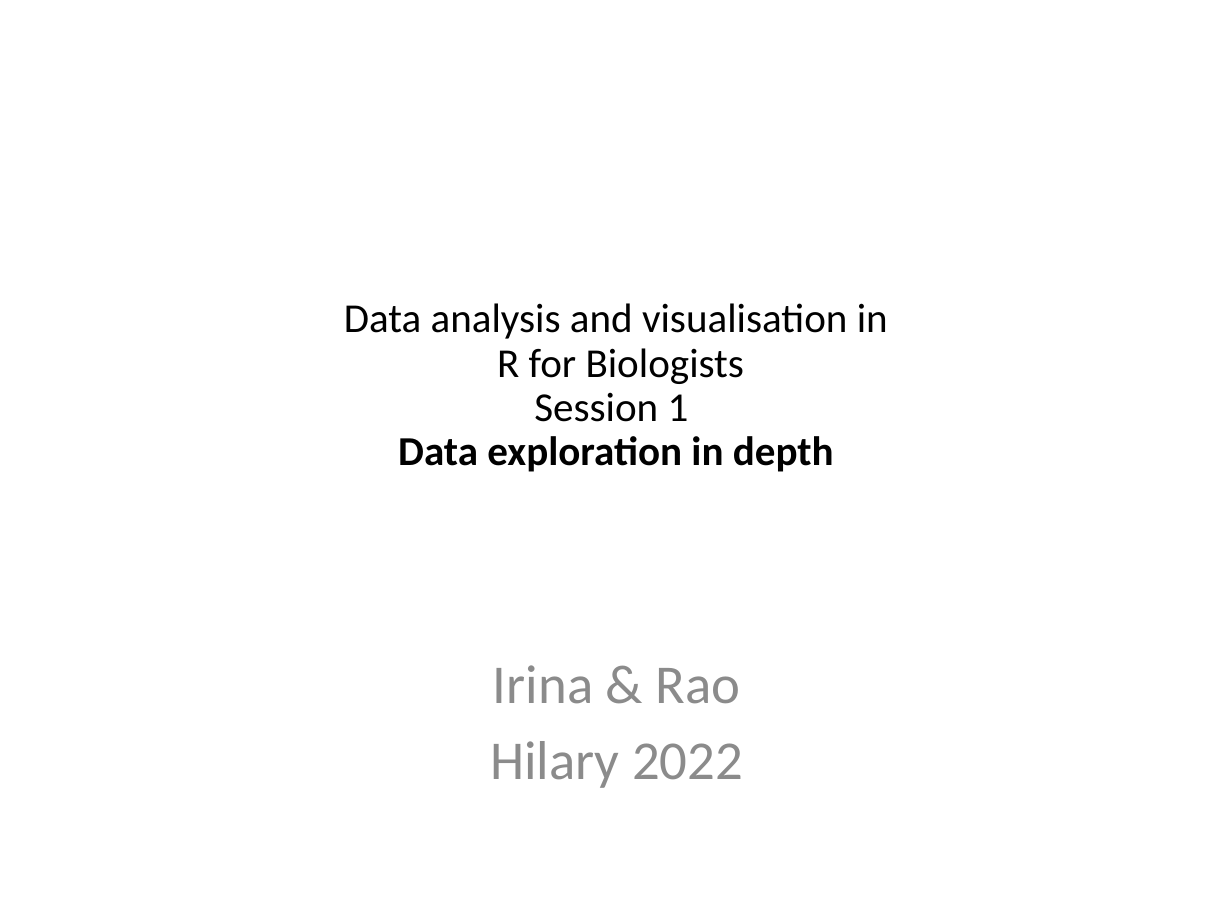
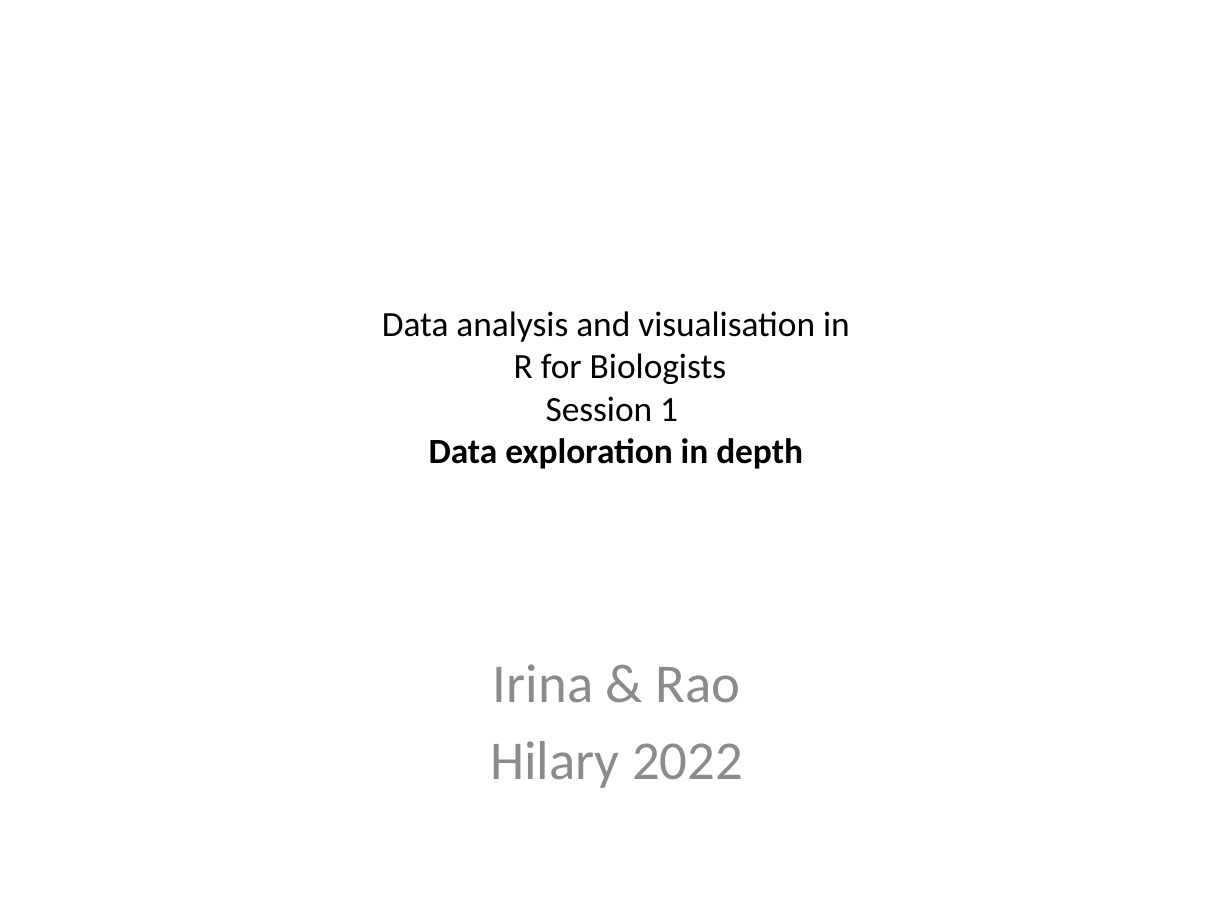
Before and after one commit to sraorao/data_analysis_visualisation_R_HT2022, a slide deck: slide 1 of powerpoint files/Session1.pptx. Drawn at 1232x924 pixels with LibreOffice and Linux fonts; fonts in the diff are those of the drawing. Boxes give left, top, right and bottom in pixels: in the first picture for what was removed or moved away, otherwise in the second. Text is boxed around its words. In the diff, an @@ line names an element or a change of style, - is before the commit and + after.

```diff
--- a/powerpoint files/Session1.pptx
+++ b/powerpoint files/Session1.pptx
@@ text "Data analysis and visualisation in ..." at bbox=[382, 311, 850, 469]: size 24 to 20.7 pt; line spacing 0.9 to 1 @@
```
Also in this commit, not shown: 6 other slides changed, 3 other files.
